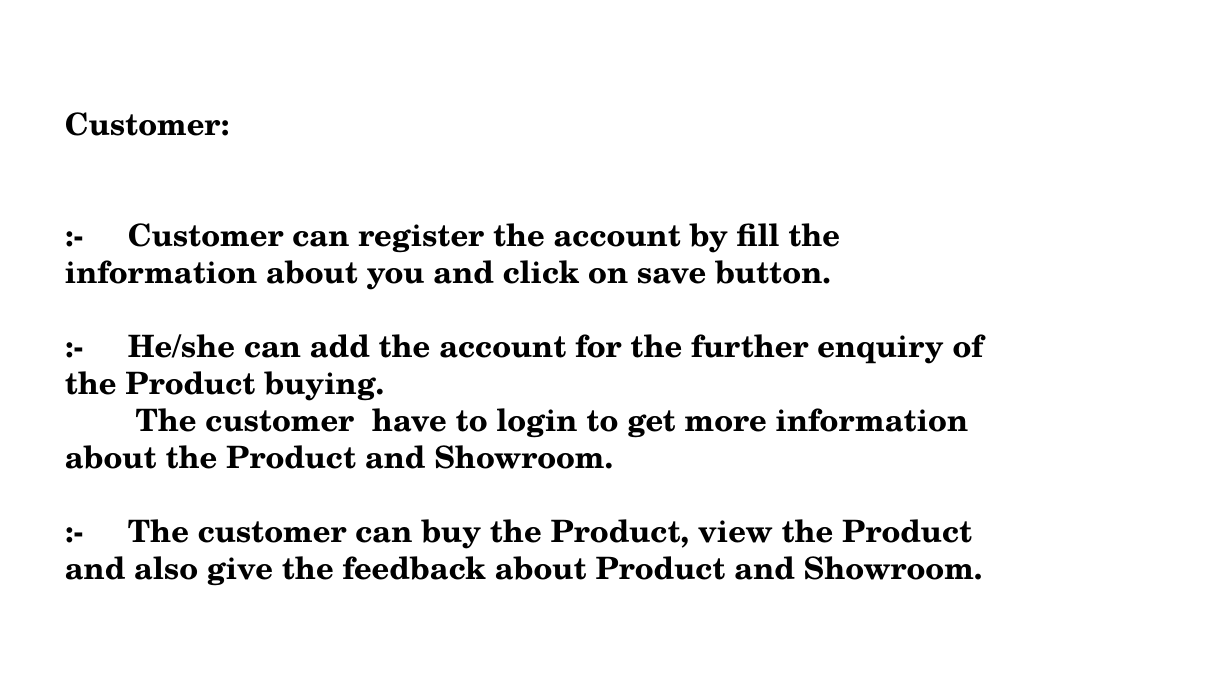
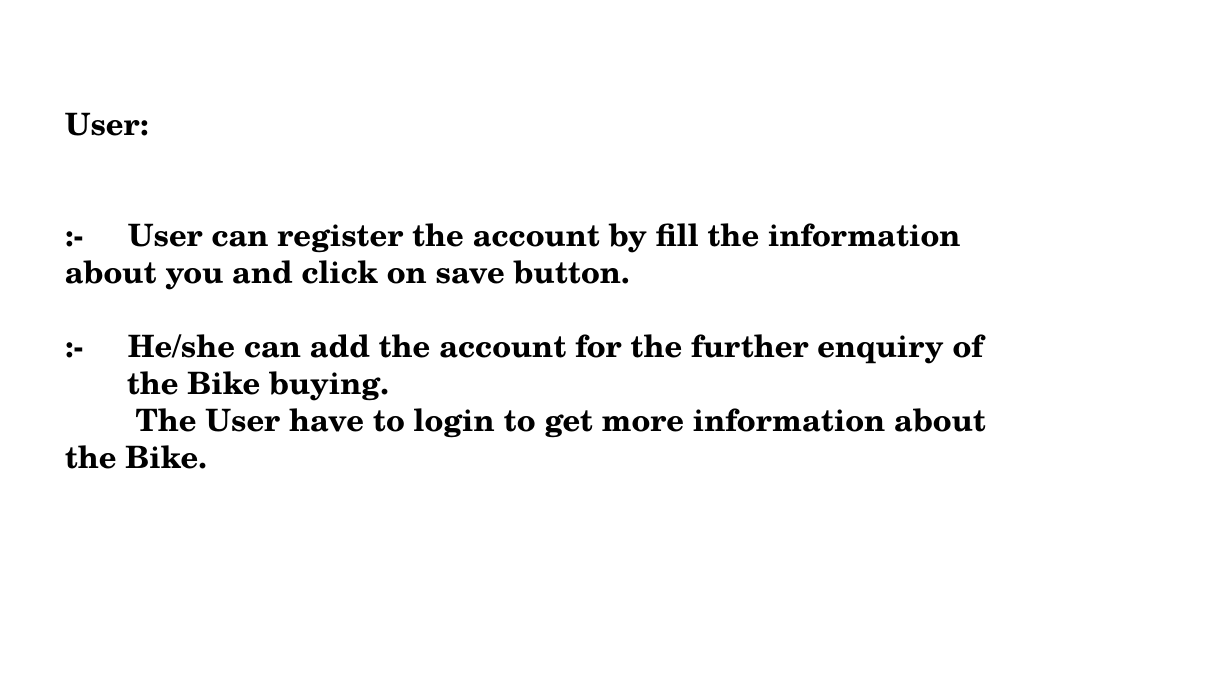
Before and after one commit to parmar635/CN, a slide deck: slide 8 of bike (1) [Autosaved].pptx. Drawn at 1232x693 pixels with LibreOffice and Linux fonts; fonts in the diff are those of the drawing. Boxes give left, top, right and bottom in pixels: in the first picture for what was removed or moved away, otherwise in the second. Text is boxed around its words. In the diff, an @@ line names an element or a change of style, - is before the commit and + after.

```diff
--- a/bike (1) [Autosaved].pptx
+++ b/bike (1) [Autosaved].pptx
@@ text at <box>65,112,986,469</box>: text changed @@
-Customer:
-:- Customer can register the account by fill the information about you and click on save button.
-:- He/she can add the account for the further enquiry of the Product buying.
-The customer have to login to get more information about the Product and Showroom.
-:- The customer can buy the Product, view the Product and also give the feedback about Product and Showroom.
+User:
+:- User can register the account by fill the information about you and click on save button.
+:- He/she can add the account for the further enquiry of the Bike buying.
+The User have to login to get more information about the Bike.
```
Also in this commit, not shown: 3 other slides changed.
